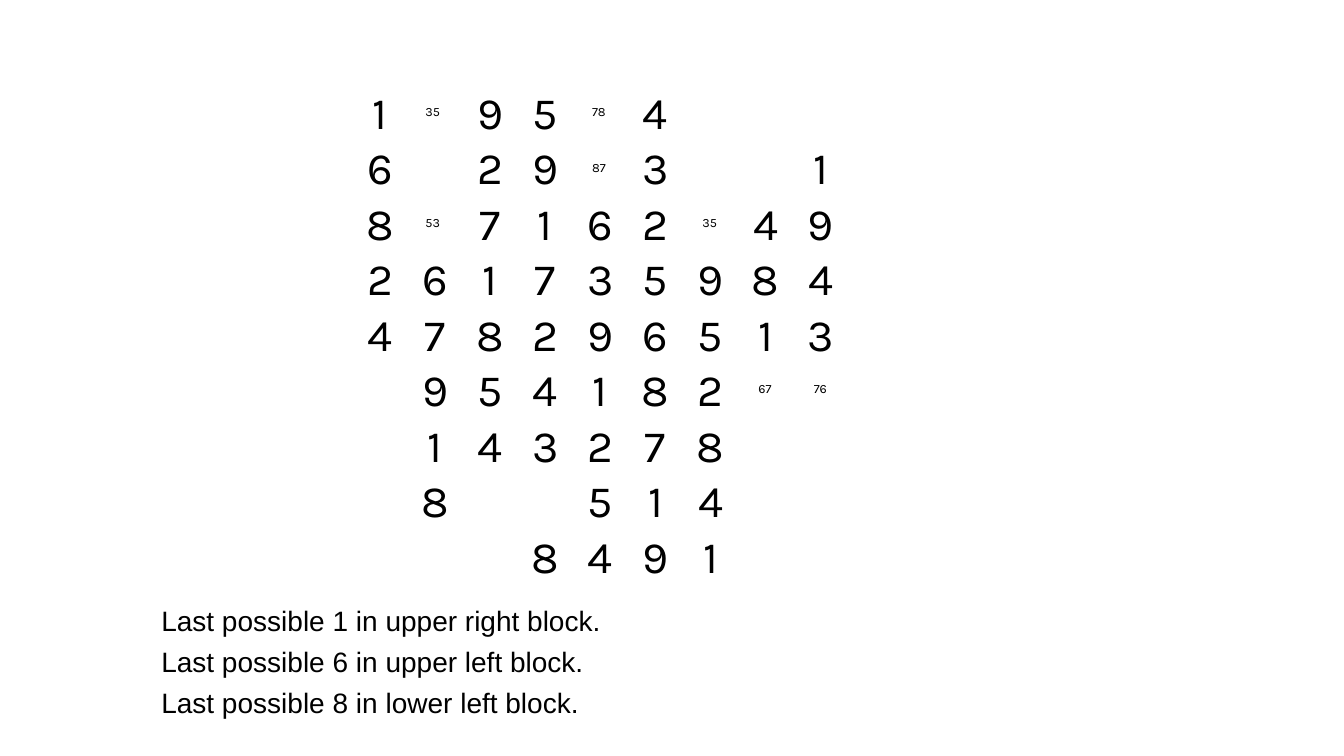
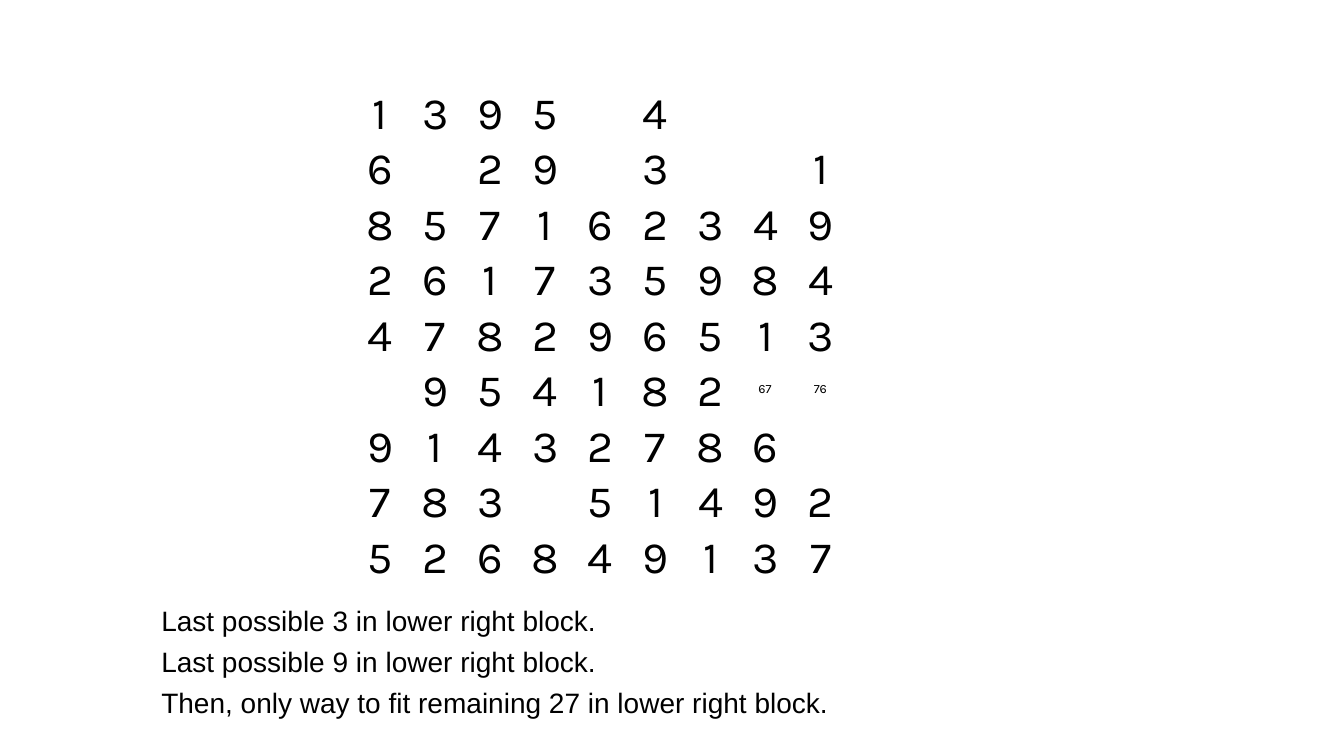
Before and after one commit to jhardis/WSJ_Number_Puzzles, a slide deck: slide 46 of 20260822_2.pptx (slide 65 before the commit). Drawn at 1344x756 pixels with LibreOffice and Linux fonts; fonts in the diff are those of the drawing; background and template pictures are left out. Boxes give left, top, right and bottom in pixels: in the first picture for what was removed or moved away, otherwise in the second. Text is boxed around its words. In the diff, an @@ line names an element or a change of style, - is before the commit and + after.

```diff
--- a/20260822_2.pptx
+++ b/20260822_2.pptx
@@ text added at (422,100,448,130), 32 pt, text #000000 @@
+3
@@ text removed at (425,108,440,116) @@
-35
@@ text removed at (592,108,606,116) @@
-78
@@ text removed at (592,164,606,172) @@
-87
@@ text added at (423,212,448,241), 32 pt, text #000000 @@
+5
@@ text removed at (425,219,440,227) @@
-53
@@ text added at (697,211,723,241), 32 pt, text #000000 @@
+3
@@ text removed at (702,219,717,227) @@
-35
@@ text added at (367,433,393,463), 32 pt, text #000000 @@
+9
@@ text added at (753,433,779,463), 32 pt, text #000000 @@
+6
@@ text added at (370,489,391,517), 32 pt, text #000000 @@
+7
@@ text added at (477,488,503,518), 32 pt, text #000000 @@
+3
@@ text added at (753,488,779,518), 32 pt, text #000000 @@
+9
@@ text added at (808,488,834,517), 32 pt, text #000000 @@
+2
@@ text added at (367,545,392,574), 32 pt, text #000000 @@
+5
@@ text added at (422,544,448,573), 32 pt, text #000000 @@
+2
@@ text added at (477,544,503,574), 32 pt, text #000000 @@
+6
@@ text added at (752,544,778,574), 32 pt, text #000000 @@
+3
@@ text added at (810,545,831,573), 32 pt, text #000000 @@
+7
@@ text at (161,610,828,718): text changed @@
-Last possible 1 in upper right block.
-Last possible 6 in upper left block.
-Last possible 8 in lower left block.
+Last possible 3 in lower right block.
+Last possible 9 in lower right block.
+Then, only way to fit remaining 27 in lower right block.
```
Also in this commit, not shown: 31 other slides changed, 8 slides added, 29 slides removed.
